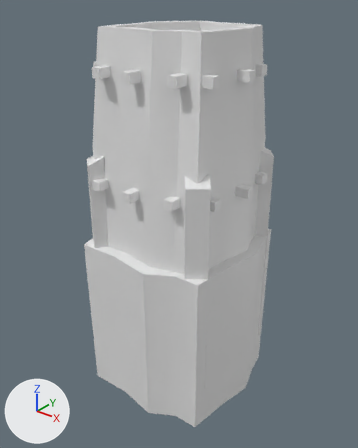
An edit to the COLLADA model art/meshes/structural/soninke/wall_tower.dae, drawn before and after from the same camera.
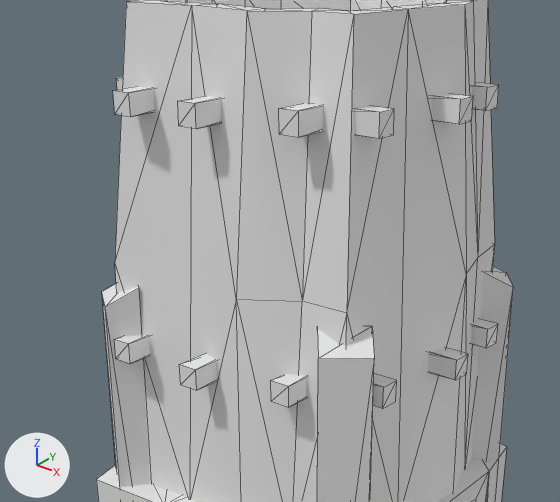
Each version appears first whole from a 50 mm camera at (17.3, -22.0, 15.4) aimed at (-0.2, -0.2, 1.9), and next in a close-up on the part from 11% to 83% of the width and 6% to 57% of the height. The lights are fixed; the arrows at lower left show +X, +Y and +Z. The first two pictures are the older version. The close-ups show mesh edges as thin lines.

In view in the first close-up: 'wall_tower'.
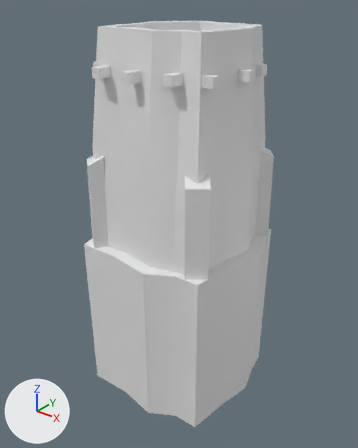
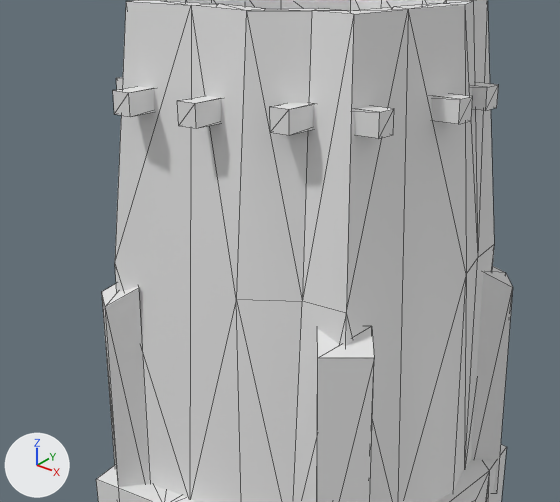
The newer file is also rescaled (x0.968), turned or shifted as a whole; pictures and numbers use the older file's frame.

Pixel boxes (x1, y1, x2, y2) of what changed, in the close-ups (560 x 502 px):
part 1 of me_cubo_021, rebuilt: before (279, 103, 324, 137); after (270, 103, 314, 135)
part 2 of me_cubo_021, deleted: before (114, 319, 498, 409)
part 3 of me_cubo_021, reshaped: (102, 272, 513, 502) in both

The change in detail:
me_cubo_021 is used by ob_wall_tower; location (0.0, 0.0, 0.0).
me_cubo_021 had 237 vertices, 374 faces and spanned x -4.7..4.8, y -5.0..5.1, z -9.4..13.4.
me_cubo_021 now has 189 vertices, 282 faces and spans x -4.7..4.8, y -5.0..5.1, z -9.4..13.4.
me_cubo_021 part 1: the loose piece of 8 vertices spanning x 1.9..2.5, y -3.7..4.1, z 11.0..11.6 is rebuilt with 8 vertices and now spans x 1.6..2.2, y -3.6..4.1, z 11.0..11.6.
me_cubo_021 part 2: 6 loose pieces with 48 vertices, spanning x -4.7..4.7, y -4.7..4.6, z 4.9..5.4, are deleted.
Part 3, on me_cubo_021:
16 vertices are removed from x -4.2..4.2, y -4.6..4.4, z -6.8.
50 faces are deleted.
16 vertices are added at x -4.2..4.2, y -4.6..4.4, z 0.0.
32 new faces join them.
